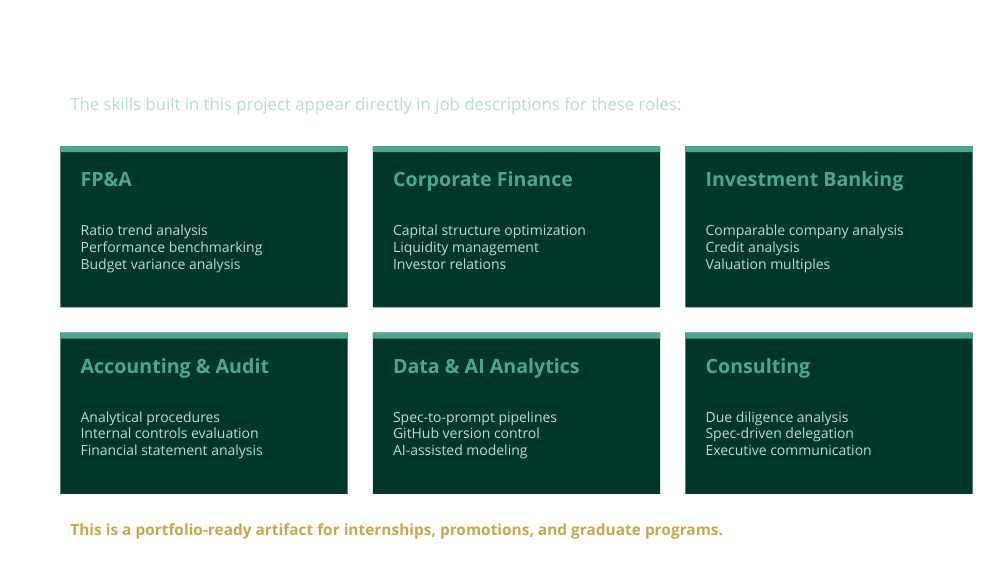
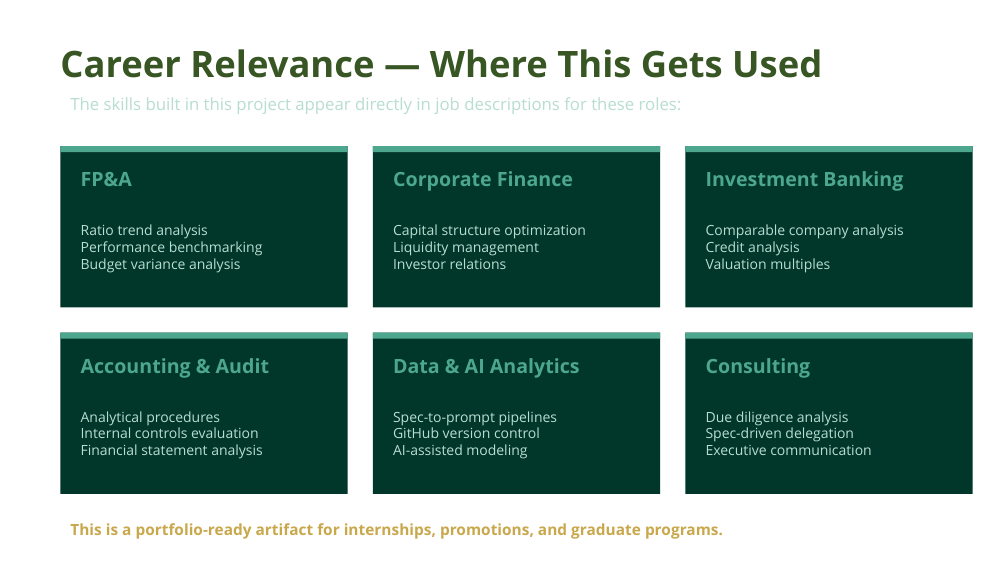
Before and after one commit to adamwstauffer/shidler, a slide deck: slide 5 of courses/BUS-629-VEMBA-International-Corporate-Finance/BUS629_AI_Ratios_Project.pptx. Drawn at 1008x567 pixels with LibreOffice and Linux fonts; fonts in the diff are those of the drawing. Boxes give left, top, right and bottom in pixels: in the first picture for what was removed or moved away, otherwise in the second. Text is boxed around its words. In the diff, an @@ line names an element or a change of style, - is before the commit and + after.

```diff
--- a/courses/BUS-629-VEMBA-International-Corporate-Finance/BUS629_AI_Ratios_Project.pptx
+++ b/courses/BUS-629-VEMBA-International-Corporate-Finance/BUS629_AI_Ratios_Project.pptx
@@ text added at [60,49,822,78], 26 pt, text #385723, bold @@
+Career Relevance — Where This Gets Used
```
Also in this commit, not shown: 3 other slides changed, 1 other file.
